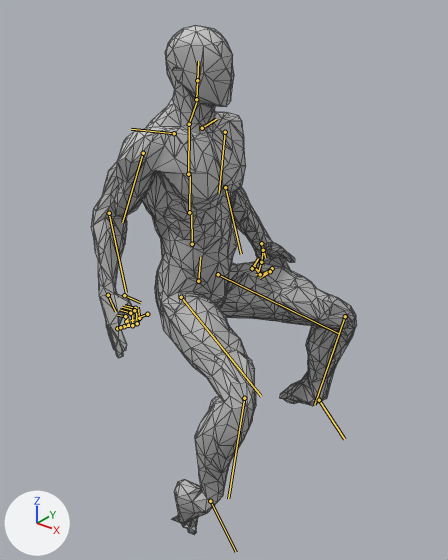
The glTF model assets/models/personaje/narrativo/protagonista.glb as it was, and as the next commit left it.
Camera for both pictures: a 50 mm camera at (1.119, -1.377, 1.861) aimed at (0.004, 0.015, 0.998). The lights are fixed; the arrows at lower left show +X, +Y and +Z. The first picture is the older version. Both versions are drawn at frame 0 of the action 'jinete_idle'; the numbers are the values there. The bones that change, and the others that lie on the model, are drawn over the model as lines. Mesh edges are drawn as thin lines.

In view in the first picture: 'cuerpo'.
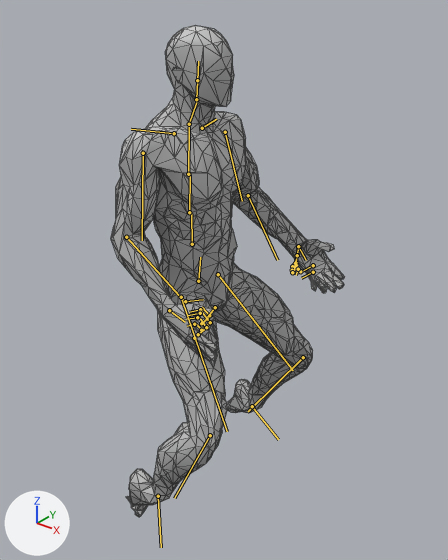
The change, as JSON lines over the scene's bpy script:
```json
{"block": "bone_upperarm_l", "where": "bone_upperarm_l = bpy.data.objects['Armature'].pose.bones['upperarm_l']  # child of 'clavicle_l'"}
{"op": "set", "path": "bone_upperarm_l.rotation_quaternion", "old": "(0.977, -0.131, -0.163, 0.027)", "new": "(0.978, 0.075, -0.165, 0.102)", "note": "degrees (-16, -18, 6) -> degrees (7, -20, 11)"}
{"block": "bone_lowerarm_l", "where": "bone_lowerarm_l = bpy.data.objects['Armature'].pose.bones['lowerarm_l']  # child of 'upperarm_l'"}
{"op": "set", "path": "bone_lowerarm_l.rotation_quaternion", "old": "(0.932, 0.348, 0.022, 0.1)", "new": "(0.917, 0.394, 0.058, 0.027)", "note": "degrees (41, -2, 12) -> degrees (47, 5, 5)"}
{"block": "bone_upperarm_r", "where": "bone_upperarm_r = bpy.data.objects['Armature'].pose.bones['upperarm_r']  # child of 'clavicle_r'"}
{"op": "set", "path": "bone_upperarm_r.rotation_quaternion", "old": "(0.953, -0.284, 0.078, -0.075)", "new": "(0.994, -0.019, 0.091, -0.059)", "note": "degrees (-34, 6, -11) -> degrees (-3, 10, -7)"}
{"block": "bone_lowerarm_r", "where": "bone_lowerarm_r = bpy.data.objects['Armature'].pose.bones['lowerarm_r']  # child of 'upperarm_r'"}
{"op": "set", "path": "bone_lowerarm_r.rotation_quaternion", "old": "(0.895, 0.438, -0.021, -0.075)", "new": "(0.912, 0.369, -0.124, 0.129)", "note": "degrees (52, 2, -9) -> degrees (43, -19, 9)"}
{"block": "bone_thigh_l", "where": "bone_thigh_l = bpy.data.objects['Armature'].pose.bones['thigh_l']  # child of 'pelvis'"}
{"op": "set", "path": "bone_thigh_l.rotation_quaternion", "old": "(0.796, -0.503, 0.076, -0.328)", "new": "(0.94, -0.261, 0.03, -0.218)", "note": "degrees (-60, -12, -38) -> degrees (-30, -3, -25)"}
{"block": "bone_calf_l", "where": "bone_calf_l = bpy.data.objects['Armature'].pose.bones['calf_l']  # child of 'thigh_l'"}
{"op": "set", "path": "bone_calf_l.rotation_quaternion", "old": "(0.753, 0.622, -0.072, 0.202)", "new": "(0.828, 0.542, -0.059, 0.131)", "note": "degrees (77, -21, 13) -> degrees (65, -14, 9)"}
{"block": "bone_foot_l", "where": "bone_foot_l = bpy.data.objects['Armature'].pose.bones['foot_l']  # child of 'calf_l'"}
{"op": "set", "path": "bone_foot_l.rotation_quaternion", "old": "(0.503, 0.859, -0.081, 0.048)", "new": "(0.723, 0.668, -0.066, 0.162)", "note": "degrees (120, -9, -5) -> degrees (84, -18, 9)"}
{"block": "bone_thigh_r", "where": "bone_thigh_r = bpy.data.objects['Armature'].pose.bones['thigh_r']  # child of 'pelvis'"}
{"op": "set", "path": "bone_thigh_r.rotation_quaternion", "old": "(0.791, -0.56, -0.173, 0.173)", "new": "(0.924, -0.346, -0.108, 0.12)", "note": "degrees (-72, -5, 28) -> degrees (-42, -7, 17)"}
{"block": "bone_calf_r", "where": "bone_calf_r = bpy.data.objects['Armature'].pose.bones['calf_r']  # child of 'thigh_r'"}
{"op": "set", "path": "bone_calf_r.rotation_quaternion", "old": "(0.753, 0.622, 0.055, 0.21)", "new": "(0.82, 0.503, 0.039, 0.27)", "note": "degrees (77, -10, 23) -> degrees (60, -12, 29)"}
{"block": "bone_foot_r", "where": "bone_foot_r = bpy.data.objects['Armature'].pose.bones['foot_r']  # child of 'calf_r'"}
{"op": "set", "path": "bone_foot_r.rotation_quaternion", "old": "(0.723, 0.565, -0.397, -0.003)", "new": "(0.777, 0.492, -0.391, 0.03)", "note": "degrees (87, -35, -33) -> degrees (74, -40, -26)"}
```

What differs and where, as boxes [x1, y1, x2, y2] in the pictures (448 x 560 px):
```json
{"object": "cuerpo", "change": "posed", "before": [91, 25, 357, 534], "after": [111, 25, 345, 517], "on screen": "12% narrower"}
{"bone": "upperarm_l", "before": "(225, 132) to (219, 193)", "after": "(225, 132) to (242, 201)"}
{"bone": "lowerarm_l", "before": "(225, 187) to (241, 254)", "after": "(248, 195) to (277, 260)"}
{"bone": "upperarm_r", "before": "(143, 153) to (122, 222)", "after": "(143, 153) to (142, 240)"}
{"bone": "lowerarm_r", "before": "(109, 213) to (126, 292)", "after": "(126, 237) to (183, 300)"}
{"bone": "thigh_l", "before": "(218, 274) to (338, 333)", "after": "(218, 274) to (293, 370)"}
{"bone": "calf_l", "before": "(345, 316) to (314, 405)", "after": "(303, 357) to (248, 411)"}
{"bone": "foot_l", "before": "(319, 400) to (344, 439)", "after": "(252, 406) to (278, 439)"}
{"bone": "thigh_r", "before": "(181, 297) to (261, 396)", "after": "(181, 297) to (227, 431)"}
{"bone": "calf_r", "before": "(244, 398) to (228, 498)", "after": "(210, 435) to (174, 498)"}
{"bone": "foot_r", "before": "(210, 501) to (236, 552)", "after": "(158, 496) to (161, 547)"}
```
